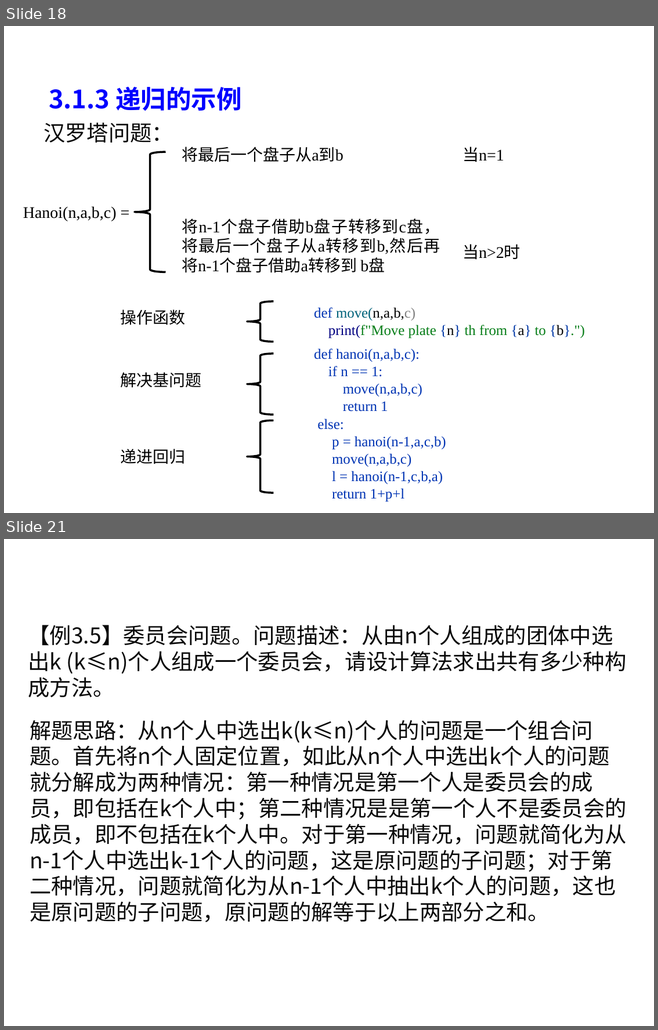
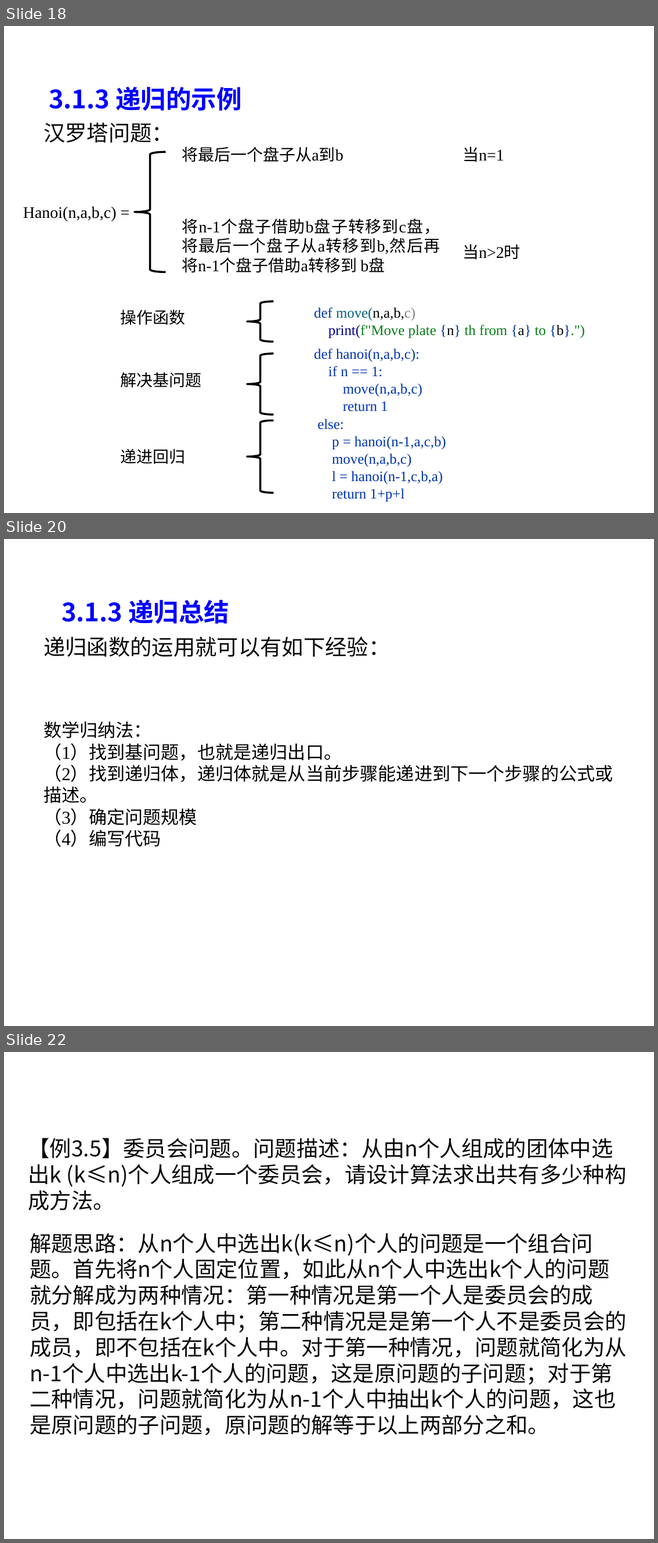
Before and after one commit to liutongling/DP, a slide deck: file/第3章 分治法计.pptx. Shown one above the other, each under a label of ours: slides 18 and 21 before the commit, slides 18, 20 and 22 after it; the slides between them are not shown. The pictures are 658x1030 and 658x1543 pixels, drawn with LibreOffice and Linux fonts; fonts in the diff are those of the drawing; background and template pictures are left out. Boxes give left, top, right and bottom in pixels: in the first picture for what was removed or moved away, otherwise in the second. Text is boxed around its words. In the diff, an @@ line names an element or a change of style, - is before the commit and + after.

```diff
--- a/file/第3章 分治法计.pptx
+++ b/file/第3章 分治法计.pptx
@@ slide 20 added at (x1=4, y1=539, x2=654, y2=1026), background #FFFFFF @@
@@ text added at (x1=61, y1=600, x2=229, y2=624), 28 pt, text #0000FF, bold @@
+3.1.3 递归总结
@@ text added at (x1=43, y1=636, x2=390, y2=657), 24 pt, text #080808 @@
+递归函数的运用就可以有如下经验：
@@ text added at (x1=43, y1=721, x2=613, y2=847), 20 pt, text #000000 @@
+数学归纳法：
+（1）找到基问题，也就是递归出口。
+（2）找到递归体，递归体就是从当前步骤能递进到下一个步骤的公式或描述。
+（3）确定问题规模
+（4）编写代码
@@ what was slide 21 is now slide 22 @@
```
Also in this commit, not shown: 4 slides changed, 3 other slides added, 2 slides removed.
